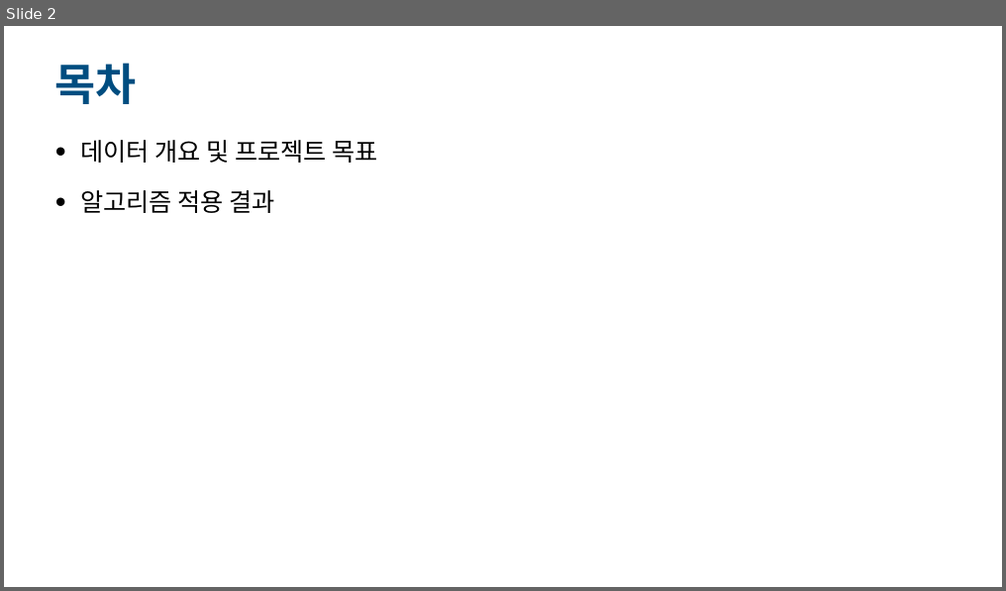
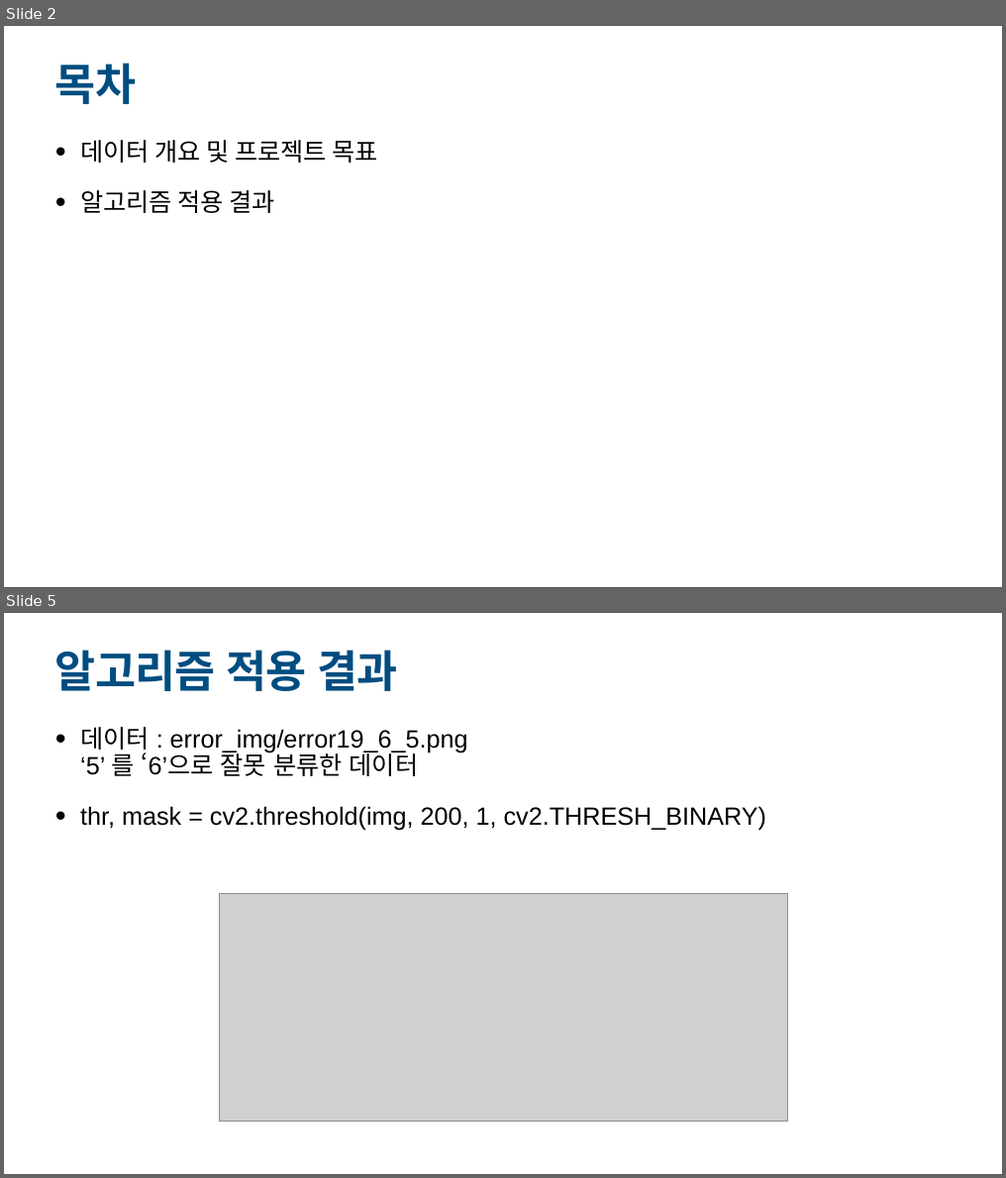
Before and after one commit to jun4879/cbnu_21_2_vision, a slide deck: 컴퓨터비전 중간 데이터/산업컴퓨터비전실제_중간프로젝트_김준태.pptx. Shown one above the other, each under a label of ours: slide 2 before the commit, slides 2 and 5 after it; the slides between them are not shown. The pictures are 1006x591 and 1006x1178 pixels, drawn with LibreOffice and Linux fonts; fonts in the diff are those of the drawing; grey boxes stand for pictures. Boxes give left, top, right and bottom in pixels: in the first picture for what was removed or moved away, otherwise in the second. Text is boxed around its words. In the diff, an @@ line names an element or a change of style, - is before the commit and + after.

```diff
--- a/컴퓨터비전 중간 데이터/산업컴퓨터비전실제_중간프로젝트_김준태.pptx
+++ b/컴퓨터비전 중간 데이터/산업컴퓨터비전실제_중간프로젝트_김준태.pptx
@@ slide 5 added at (4,613,1002,1174), background #FFFFFF @@
@@ title added at (55,650,397,691), 85 pt, text #004D80, bold @@
+알고리즘 적용 결과
@@ text added at (80,727,766,831), 48 pt, text #000000 @@
+• 데이터 : error_img/error19_6_5.png
+  ‘5’ 를 ‘6’으로 잘못 분류한 데이터
+• thr, mask = cv2.threshold(img, 200, 1, cv2.THRESH_BINARY)
@@ picture added at (219,893,787,1121) @@
```
Also in this commit, not shown: 1 slide changed, 3 other slides added, 1 other file.
